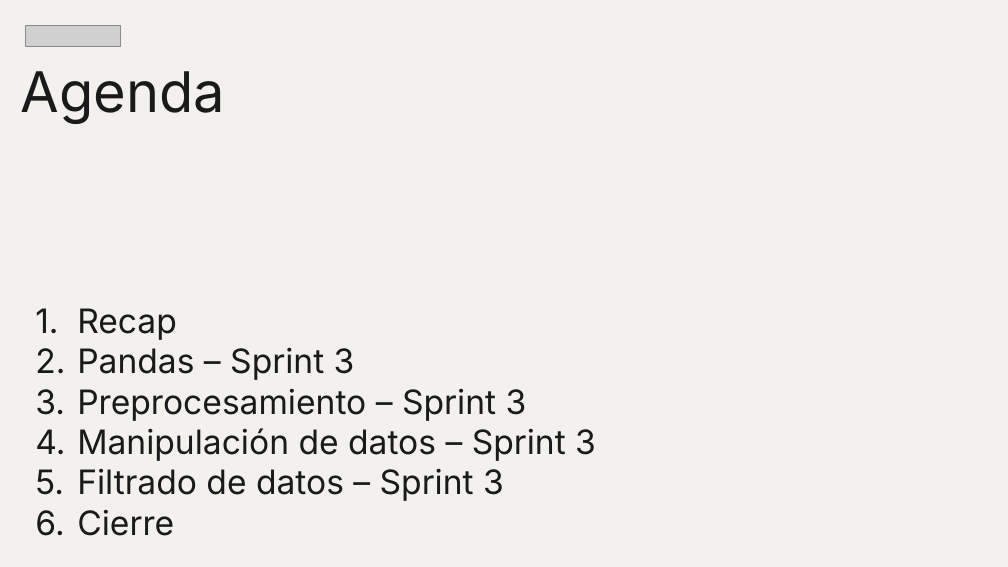
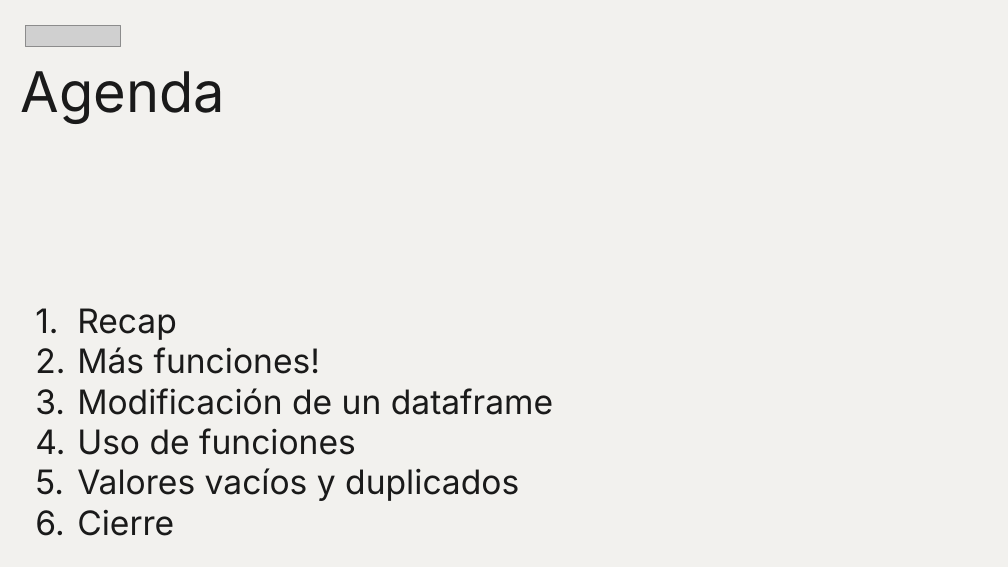
Before and after one commit to ljpiere/data_python_classes, a slide deck: slide 2 of DA/Webinar 07 - Sprint 3 - Modulos 3-4/Webinar_6.pptx. Drawn at 1008x567 pixels with LibreOffice and Linux fonts; fonts in the diff are those of the drawing; grey boxes stand for pictures. Boxes give left, top, right and bottom in pixels: in the first picture for what was removed or moved away, otherwise in the second. Text is boxed around its words. In the diff, an @@ line names an element or a change of style, - is before the commit and + after.

Commit message:
Sprint 13 project

```diff
--- a/DA/Webinar 07 - Sprint 3 - Modulos 3-4/Webinar_6.pptx
+++ b/DA/Webinar 07 - Sprint 3 - Modulos 3-4/Webinar_6.pptx
@@ subtitle at bbox=[77, 347, 553, 501]: text changed @@
-2. Pandas – Sprint 3
-3. Preprocesamiento – Sprint 3
-4. Manipulación de datos – Sprint 3
-5. Filtrado de datos – Sprint 3
+2. Más funciones!
+3. Modificación de un dataframe
+4. Uso de funciones
+5. Valores vacíos y duplicados
```
Also in this commit, not shown: 2 other slides changed, 15 other files.
